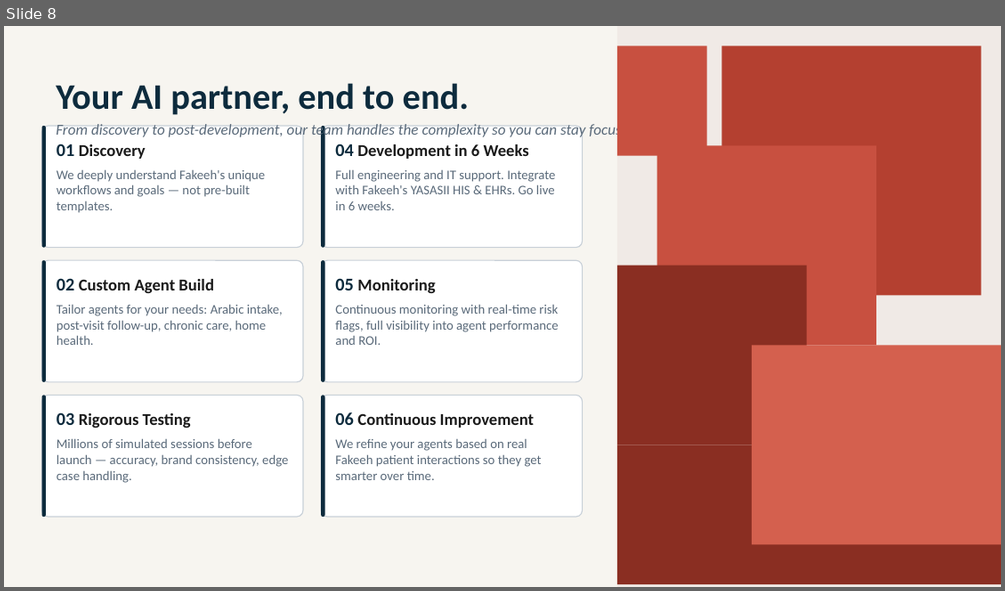
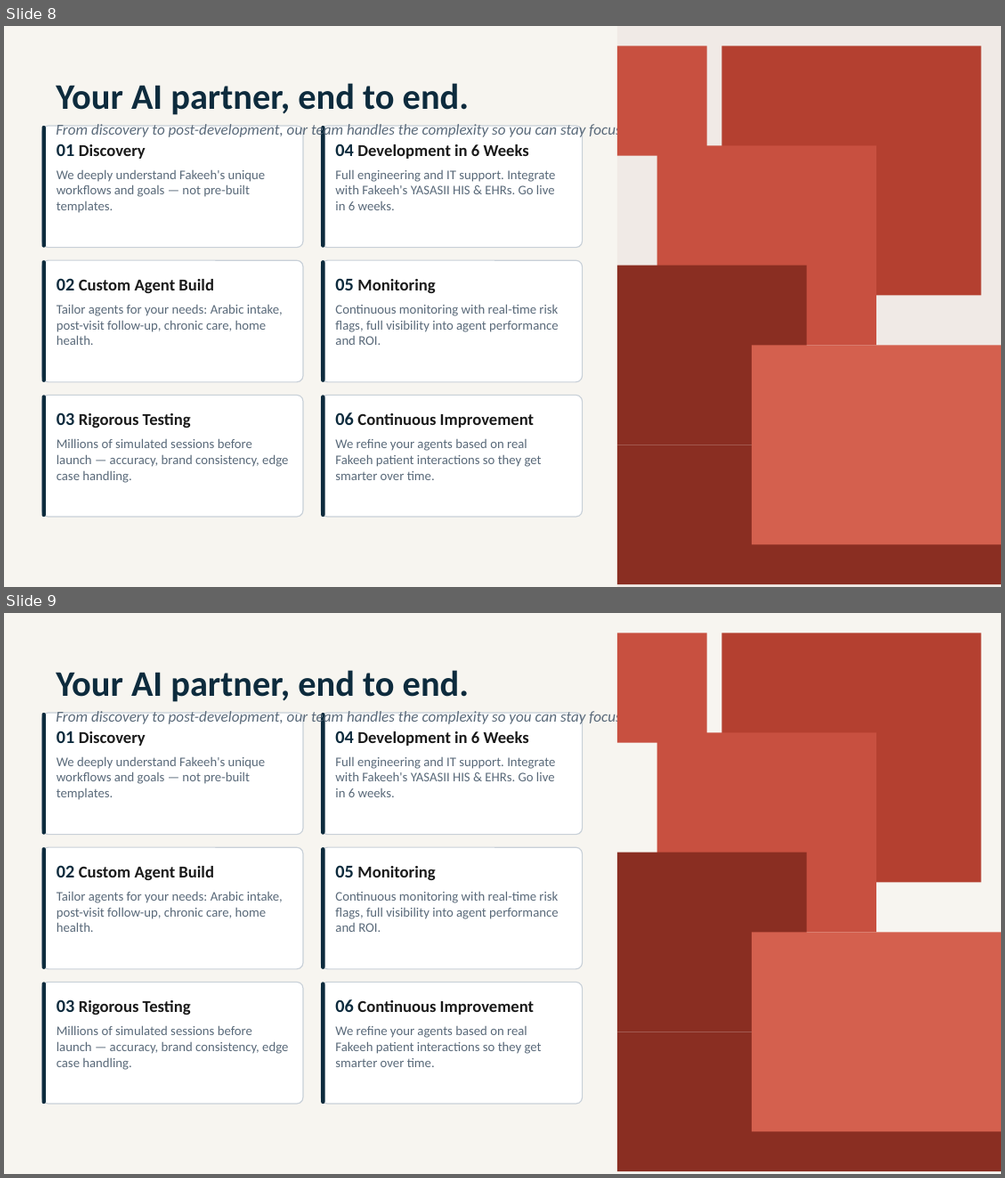
Before and after one commit to elzoghbyelaf-star/Population-Health-Management-, a slide deck: Fakeeh_Care_Group_v2.pptx. Shown one above the other, each under a label of ours: slide 8 before the commit, slides 8 and 9 after it. The pictures are 1005x591 and 1005x1178 pixels, drawn with LibreOffice and Linux fonts; fonts in the diff are those of the drawing; grey boxes stand for pictures. Boxes give left, top, right and bottom in pixels: in the first picture for what was removed or moved away, otherwise in the second. Text is boxed around its words. In the diff, an @@ line names an element or a change of style, - is before the commit and + after.

```diff
--- a/Fakeeh_Care_Group_v2.pptx
+++ b/Fakeeh_Care_Group_v2.pptx
@@ slide 9 added at [4, 613, 1001, 1174], background #FFFFFF @@
@@ rectangle added at [4, 613, 1001, 617], fill #B44030 @@
@@ rectangle added at [4, 613, 1001, 1173], fill #F7F5F0 @@
@@ rectangle added at [617, 613, 1001, 1173], fill #F7F5F0 @@
@@ rectangle added at [617, 633, 707, 743], fill #C85040 @@
@@ rectangle added at [721, 633, 981, 882], fill #B44030 @@
@@ text added at [56, 670, 469, 702], 26 pt, text #0D2B3D, bold @@
+Your AI partner, end to end.
@@ rounded rectangle added at [42, 713, 303, 835], fill #FFFFFF, outline #C8D0D8 0.75 pt @@
@@ rounded rectangle added at [42, 713, 46, 835], fill #0D2B3D @@
@@ text added at [56, 709, 636, 726], 11 pt, text #5A6A7A, italic @@
+From discovery to post-development, our team handles the complexity so you can stay focused on care.
@@ rounded rectangle added at [321, 713, 582, 835], fill #FFFFFF, outline #C8D0D8 0.75 pt @@
@@ rounded rectangle added at [321, 713, 325, 835], fill #0D2B3D @@
@@ text added at [57, 730, 266, 800], 9.5 pt, text #5A6A7A @@
+01 Discovery
+We deeply understand Fakeeh's unique workflows and goals — not pre-built templates.
@@ text added at [335, 730, 555, 797], 9.5 pt, text #5A6A7A @@
+04 Development in 6 Weeks
+Full engineering and IT support. Integrate with Fakeeh's YASASII HIS & EHRs. Go live in 6 weeks.
@@ rectangle added at [657, 732, 876, 932], fill #C85040 @@
@@ rounded rectangle added at [42, 847, 303, 969], fill #FFFFFF, outline #C8D0D8 0.75 pt @@
@@ rounded rectangle added at [42, 847, 46, 969], fill #0D2B3D @@
@@ rounded rectangle added at [321, 847, 582, 969], fill #FFFFFF, outline #C8D0D8 0.75 pt @@
@@ rounded rectangle added at [321, 847, 325, 969], fill #0D2B3D @@
@@ rectangle added at [617, 852, 807, 1031], fill #8A2E22 @@
@@ text added at [57, 865, 283, 932], 9.5 pt, text #5A6A7A @@
+02 Custom Agent Build
+Tailor agents for your needs: Arabic intake, post-visit follow-up, chronic care, home health.
@@ text added at [335, 865, 558, 932], 9.5 pt, text #5A6A7A @@
+05 Monitoring
+Continuous monitoring with real-time risk flags, full visibility into agent performance and ROI.
@@ rectangle added at [752, 932, 1001, 1131], fill #D4604E @@
@@ rounded rectangle added at [42, 981, 303, 1103], fill #FFFFFF, outline #C8D0D8 0.75 pt @@
@@ rounded rectangle added at [42, 981, 46, 1103], fill #0D2B3D @@
@@ rounded rectangle added at [321, 981, 582, 1103], fill #FFFFFF, outline #C8D0D8 0.75 pt @@
@@ rounded rectangle added at [321, 981, 325, 1103], fill #0D2B3D @@
@@ text added at [57, 999, 288, 1070], 9.5 pt, text #5A6A7A @@
+03 Rigorous Testing
+Millions of simulated sessions before launch — accuracy, brand consistency, edge case handling.
@@ text added at [335, 999, 542, 1067], 9.5 pt, text #5A6A7A @@
+06 Continuous Improvement
+We refine your agents based on real Fakeeh patient interactions so they get smarter over time.
@@ rectangle added at [617, 1031, 1001, 1171], fill #8A2E22 @@
```
